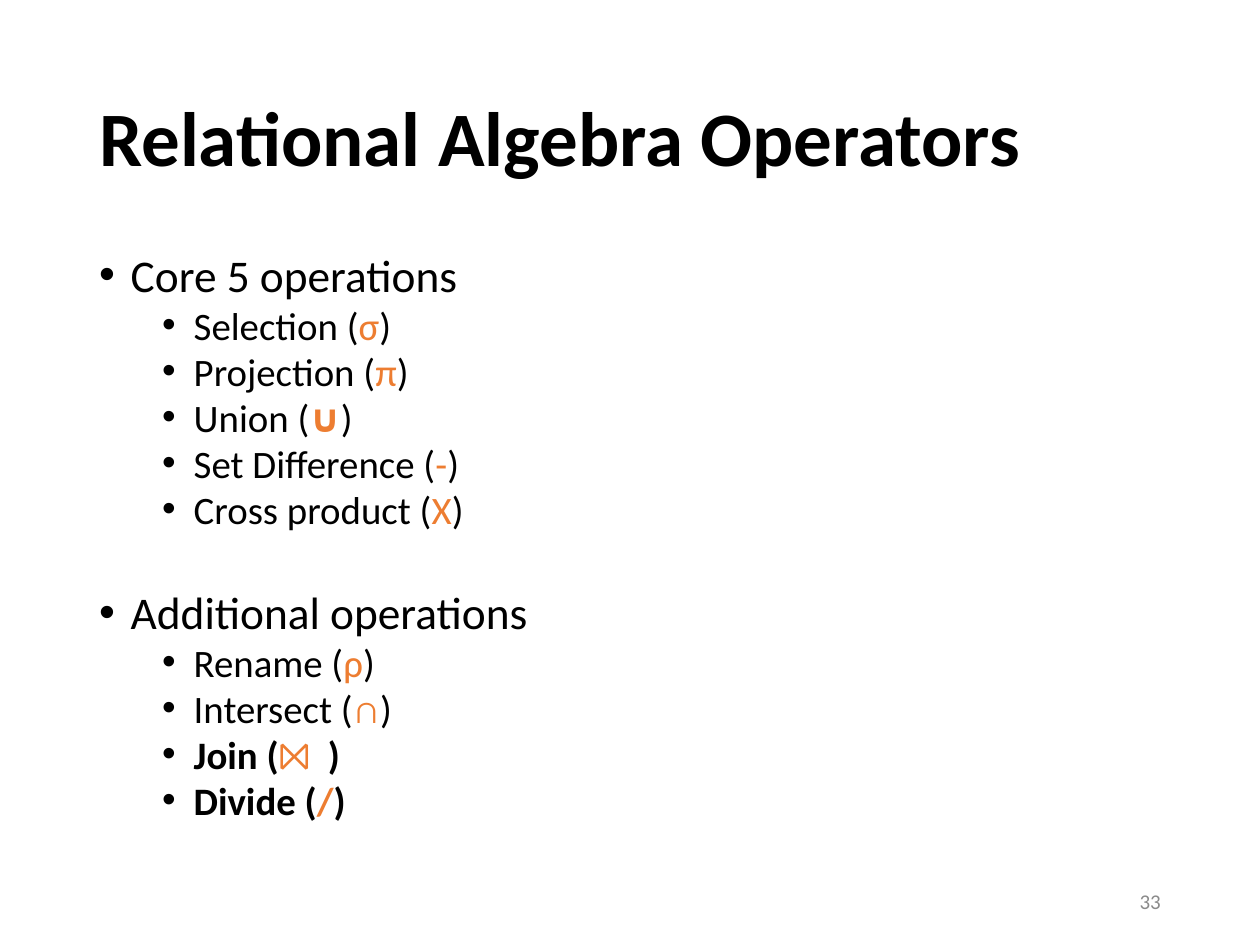
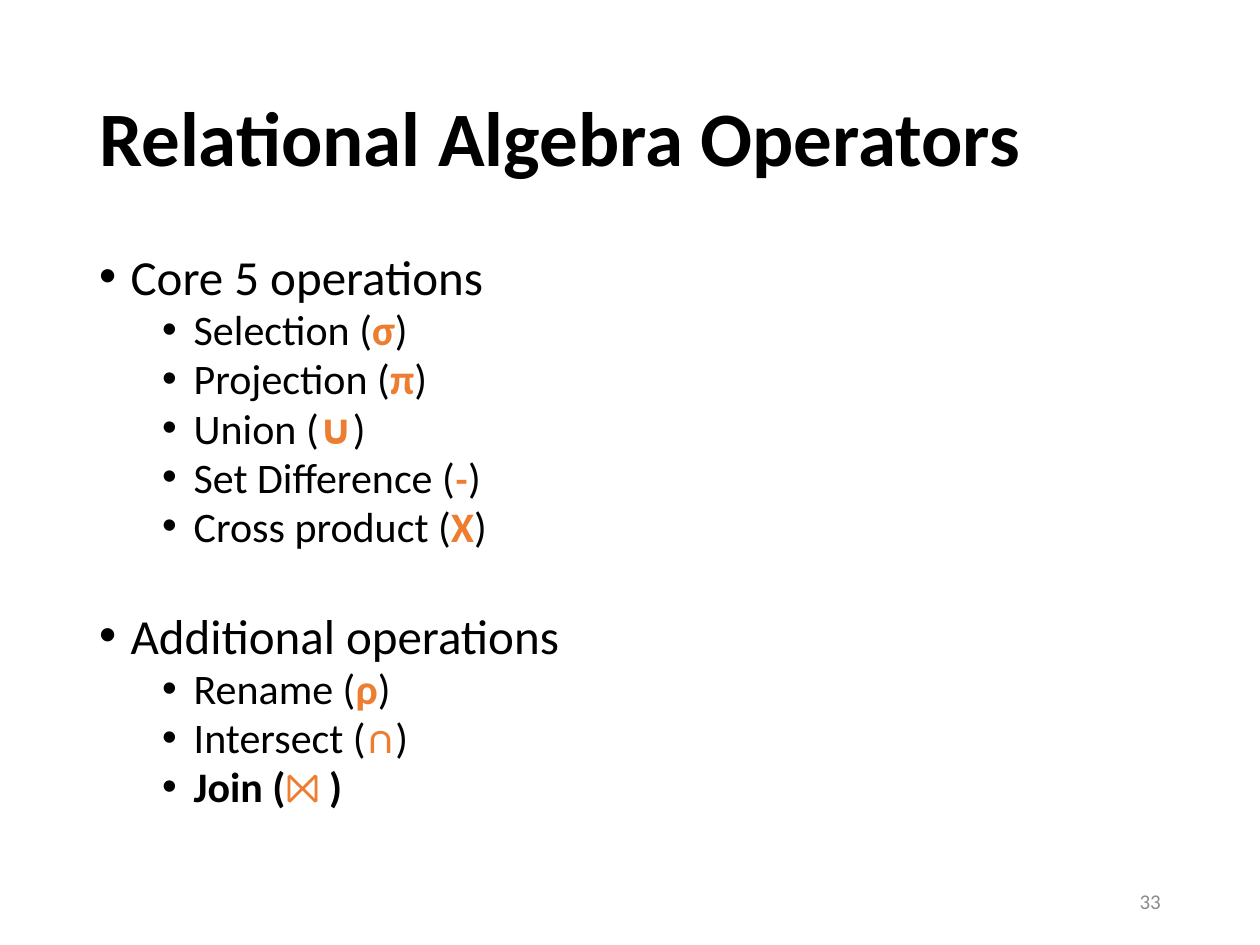
Before and after one commit to sfu-db/cmpt354, a slide deck: slide 33 of Lectures/lec5-relational-algebra.pptx. Drawn at 1260x945 pixels with LibreOffice and Linux fonts; fonts in the diff are those of the drawing. Boxes give left, top, right and bottom in pixels: in the first picture for what was removed or moved away, otherwise in the second. Text is boxed around its words. In the diff, an @@ line names an element or a change of style, - is before the commit and + after.

```diff
--- a/Lectures/lec5-relational-algebra.pptx
+++ b/Lectures/lec5-relational-algebra.pptx
@@ text "Core 5 operations" at [131,261,559,803]: size 25.9 to 28 pt in "Core 5 operations", "Additional operations"; size 22.2 to 24 pt in "Selection (σ)", "Projection (π)", "Union (∪)", "Set Difference (-)" and 4 more places; bold on in "(σ)", "(π)", "(-)", "(X)" and 2 more places; font Calibri to Cambria in "(-)" @@
@@ text at [194,787,296,816]: paragraph removed @@
-  • Divide (/)
```
Also in this commit, not shown: 5 other slides changed, 2 slides added, 2 other files.
